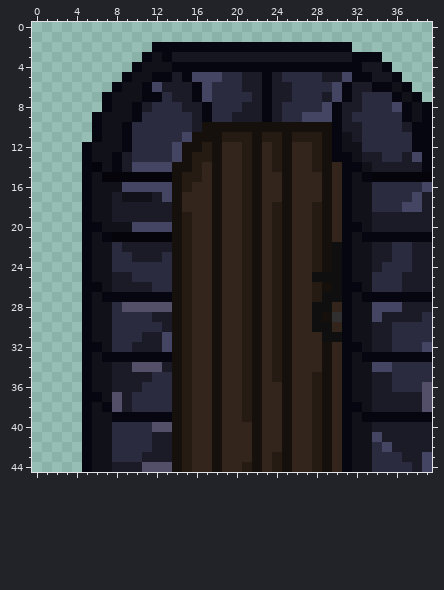
A pixel-art sprite gets an edit: res/GameObject/Door.png. The picture above was drawn from the file before the commit.
The file is 40x45 pixels. Colours within 5 levels of each other are drawn and written as one.
After:
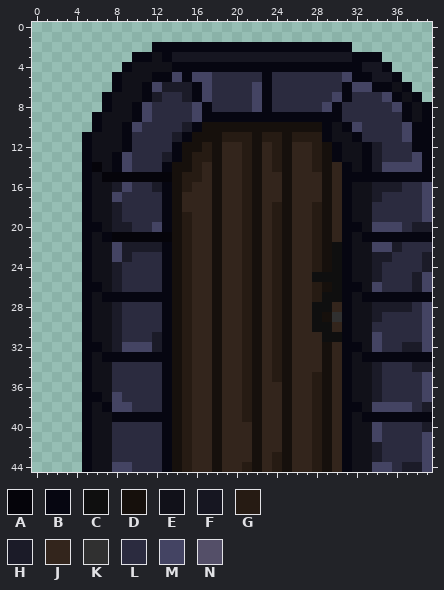
Palette (. is transparent): A #05040a  B #060611  C #0f0f0f  D #16100c  E #111119  F #161621  G #261b13  H #1b1b28  J #33251c  K #303030  L #2b2b3f  M #444463  N #544f68
Difference:
Changed rows in their new state; - is an unchanged pixel.
first column x 5:
 3 -----B-----------------------------
 4 ----BE-----------------------------
 5 ---BE----M---L--LL-L----LL---------
 6 ----------------LM-LL----L-MM------
 7 -------H-L-------M-LL---L--L--M----
 8 ------M---LM----LM-L------LL-------
 9 ------M----M-BBBBB-BBBBBB-L--------
10 -----M----HB------------BEBM----M--
11 BE-------HB-------------BE-B----M--
12 ---------B------------------BH-----
13 ----M---HB----------------E-B---L--
14 ----MLLLB------------------EB-MMMM-
15 ---------------------------B-BBBBBB
16 ---H-LLHB--------------------HHH---
17 ---MLLLLB--------------------H---LM
18 ----LLLLB-----------------------LLM
19 ----LLLLB--------------------LLLLLM
20 ---HHLL-B--------------------MMML--
22 ---M----B--------------------MMH-LL
23 ---MHLLLB------------------------L-
24 ---H----B------------------------L-
25 ----L---B--------------------H--L-M
26 ----LLL-B--------------------M--L-M
28 ---HLLLLB--------------------HHH-LM
29 ---H---LB--------------------HLLLLM
30 ---H----B--------------------LL---M
31 ---H--L-B--------------------ML---M
32 ---HMMM-B--------------------ML-HH-
34 ---LLLLLB--------------------HL--HH
35 ---LLLL-B---------------------L---M
36 ---LLL--B---------------------L---M
37 ---ML---B---------------------LLLLM
38 ---MM---B--------------------MMMMLH
40 -------LB--------------------MLLLL-
41 -------LB---------------------LLLLM
42 -------LB--------------------HLLLLM
43 ------LLB--------------------H--LL-
44 ---MMLLLB--------------------MM-H--
Pixel boxes of the changes (left, top, right, bottom) in both pictures:
changed: (82, 52, 432, 472)
